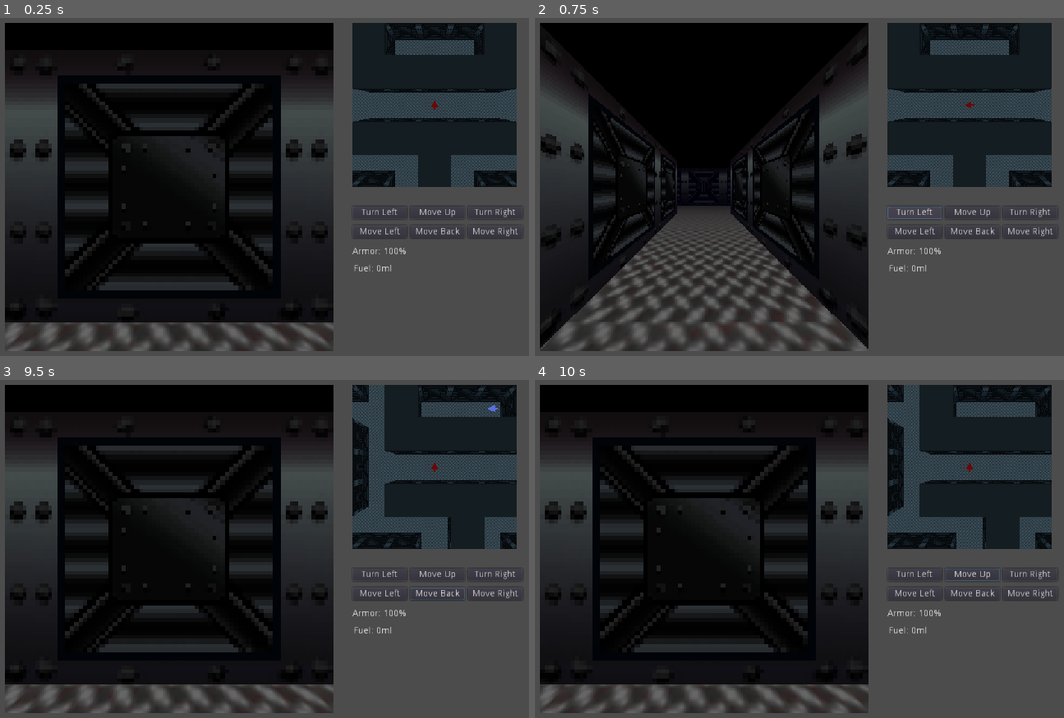
Above: before the commit, frames 1-4 (two rows, left to right).
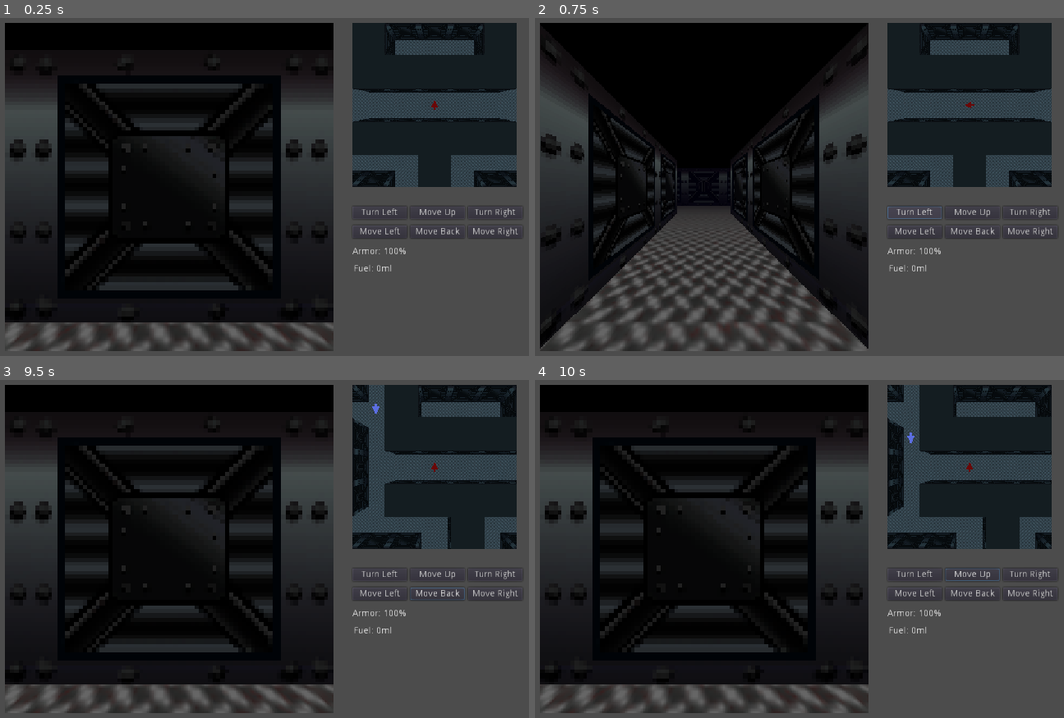
Above: after the commit, the same moments.

Repository: archaeopteryx4216/dungeon-crawler-jam-2021
Game: Godot game, scene res://main.tscn
The game is run twice, just before and just after one commit, with the same random seed, the same clock (stepped at 60 frames per second) and the same inputs.
Inputs (mouse positions are in pixels of both pictures, inside the frame that each line leads up to):
- Up to frame 1 (0.25 s): no input
- Up to frame 2 (0.75 s): click "Turn Left" at 0.5 s
- Up to frame 3 (9.5 s): click "Move Up" at 1.25 s; click "Turn Right" at 2 s; click "Move Left" at 2.75 s; click "Move Right" at 3.5 s; click "Move Back" at 4.25 s; move the mouse to (280, 633) at 5.02 s; hold Up (move_up) 5.03-6.53 s; tap Enter at 5.75, 7.25 s; move the mouse to (513, 616) at 5.77 s; tap Space (fire) at 5.85, 6.5, 7.35, 8 s; move the mouse to (116, 501) at 6.52 s; hold Space (fire) 6.53-7.28 s; hold Q (move_left) 6.53-8.03 s; move the mouse to (349, 559) at 7.27 s; move the mouse to (216, 461) at 8.02 s; hold Down (move_down) 8.03-8.78 s; hold Space (fire) 8.03-8.78 s; move the mouse to (460, 538) at 8.77 s; hold E (move_right) from 8.78 s (still down)
- Up to frame 4 (10 s): move the mouse to (720, 576) at 9.52 s; release E (move_right) at 9.53 s; hold Up (move_up) from 9.53 s (still down)

Frames 1-2 are identical in both runs. In frame 3, less than 0.1% of the frame differs, in the area x 70-95%, y 7-10%; in frame 4, less than 0.1%.

Commit message:
Fixed enemy facing

Diff:
--- a/enemy_ai.gd
+++ b/enemy_ai.gd
@@ -103,7 +103,7 @@
 
 # Initialize the enemy
 func _ready():
-	facing = SOUTH
+	facing = NORTH
 	set_mode_chase()
 	home_position = Vector3(0,0,0)
 	target_position = home_position
Not shown: 5 places in enemy.tscn that only renumber resources
